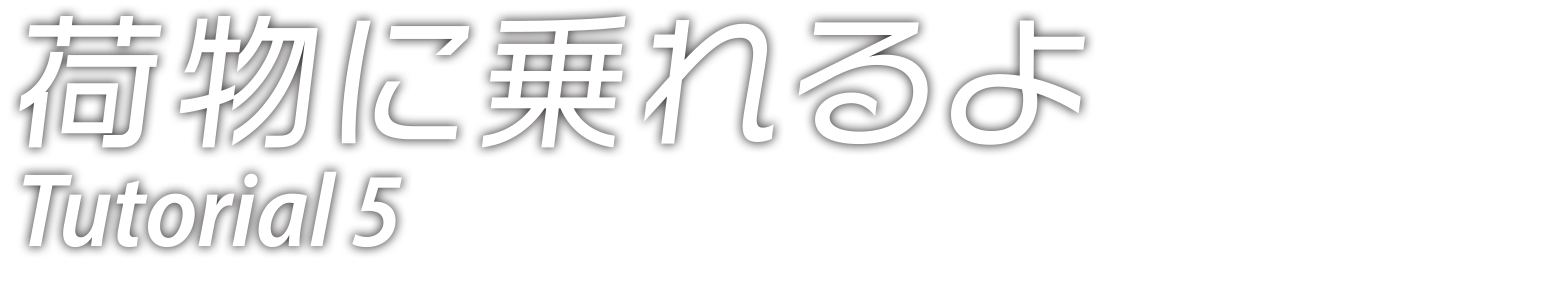
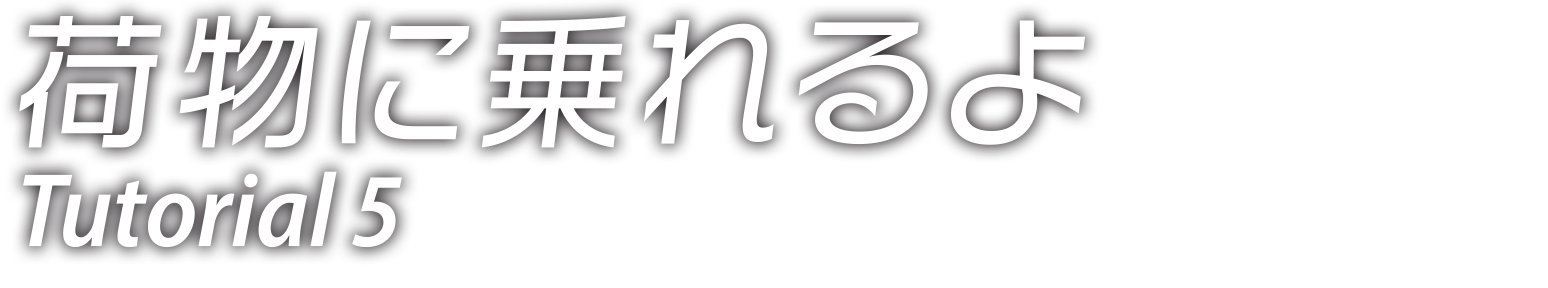
The second (1548, 288) image is a revision of the first. Changes to its layers:
pixels changed over <box>3,0,1101,264</box> (layer not identified)
